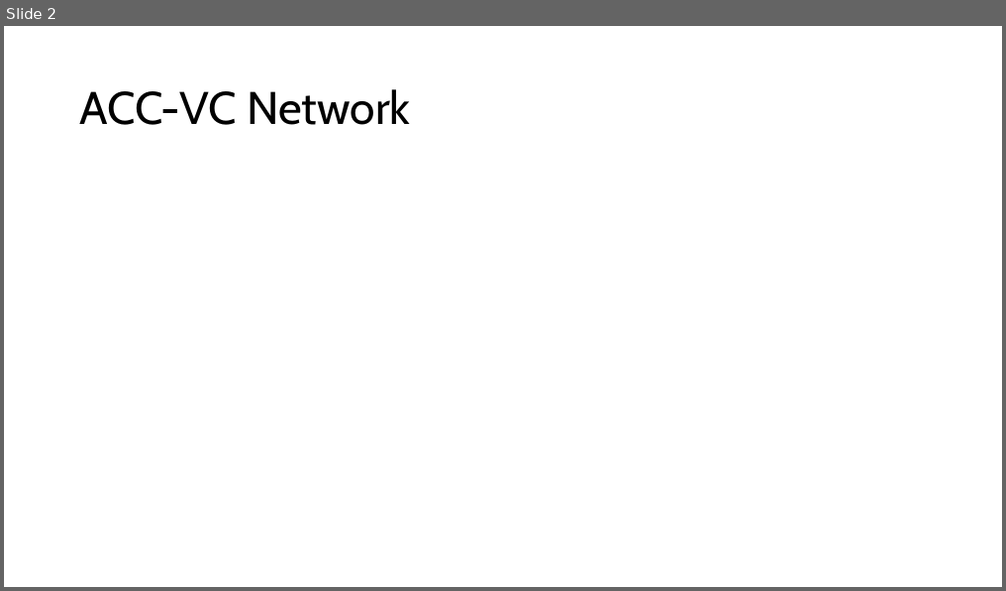
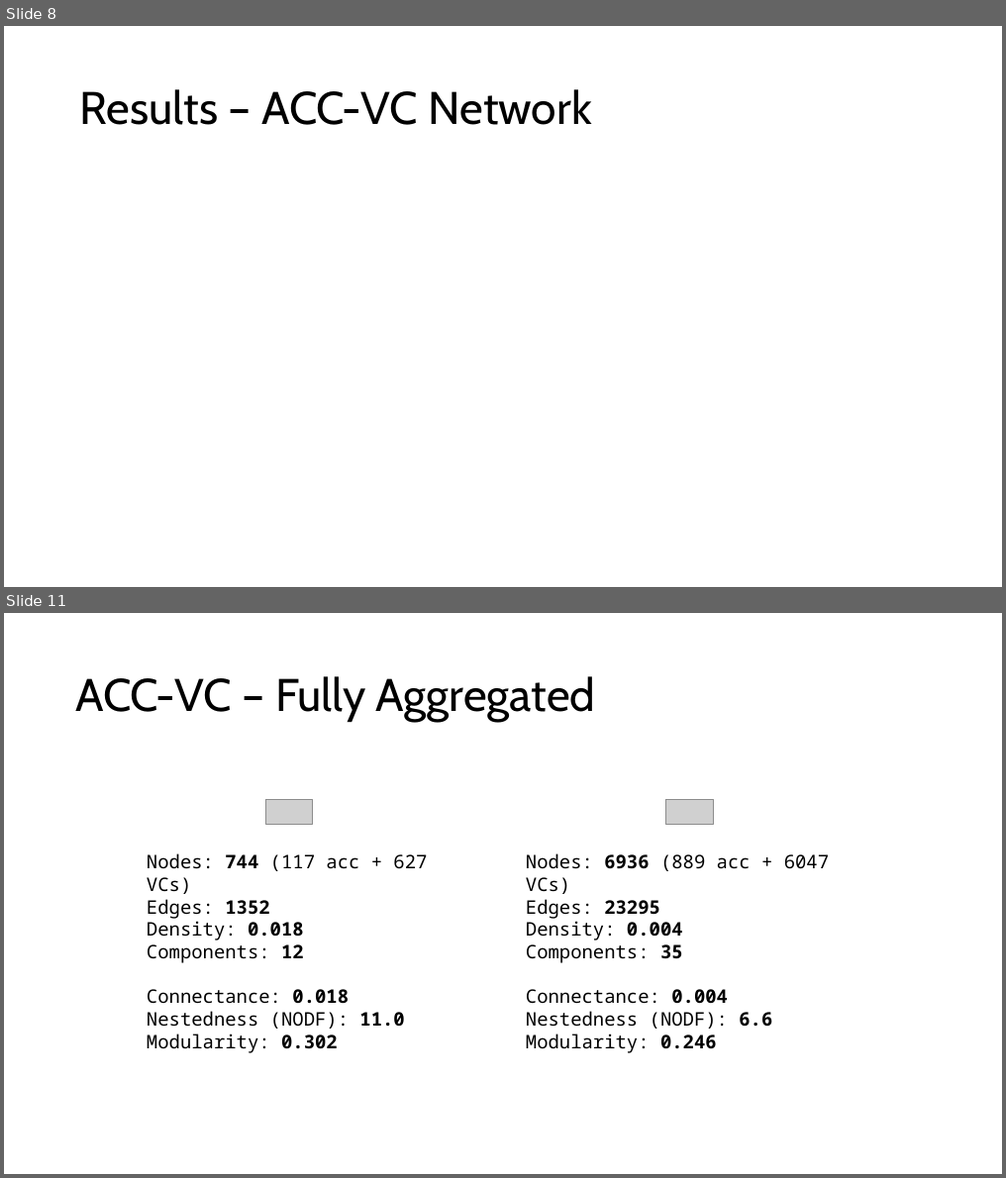
Before and after one commit to joaomelga/innovation-networks-exploration, a slide deck: presentations/0828.pptx. Shown one above the other, each under a label of ours: slide 2 before the commit, slides 8 and 11 after it; the slides between them are not shown. The pictures are 1006x591 and 1006x1178 pixels, drawn with LibreOffice and Linux fonts; fonts in the diff are those of the drawing; grey boxes stand for pictures. Boxes give left, top, right and bottom in pixels: in the first picture for what was removed or moved away, otherwise in the second. Text is boxed around its words. In the diff, an @@ line names an element or a change of style, - is before the commit and + after.

```diff
--- a/presentations/0828.pptx
+++ b/presentations/0828.pptx
@@ slide 11 added at (4,613,1002,1174), background #FFFFFF @@
@@ title added at (75,676,595,722), 44 pt, text #000000 @@
+ACC-VC – Fully Aggregated
@@ picture added at (265,800,313,825) @@
@@ picture added at (665,799,713,824) @@
@@ text added at (147,854,427,1054), 18 pt, text #000000 @@
+Nodes: 744 (117 acc + 627 VCs)
+Edges: 1352
+Density: 0.018
+Components: 12
+Connectance: 0.018
+Nestedness (NODF): 11.0
+Modularity: 0.302
@@ text added at (526,854,829,1054), 18 pt, text #000000 @@
+Nodes: 6936 (889 acc + 6047 VCs)
+Edges: 23295
+Density: 0.004
+Components: 35
+Connectance: 0.004
+Nestedness (NODF): 6.6
+Modularity: 0.246
@@ what was slide 2 is now slide 8 @@
@@ slide 8 changed as well @@
@@ title at (80,89,591,125): text changed @@
-ACC-VC Network
+Results – ACC-VC Network
```
Also in this commit, not shown: 2 other slides changed, 12 other slides added, 7 slides removed, 2 other files.
